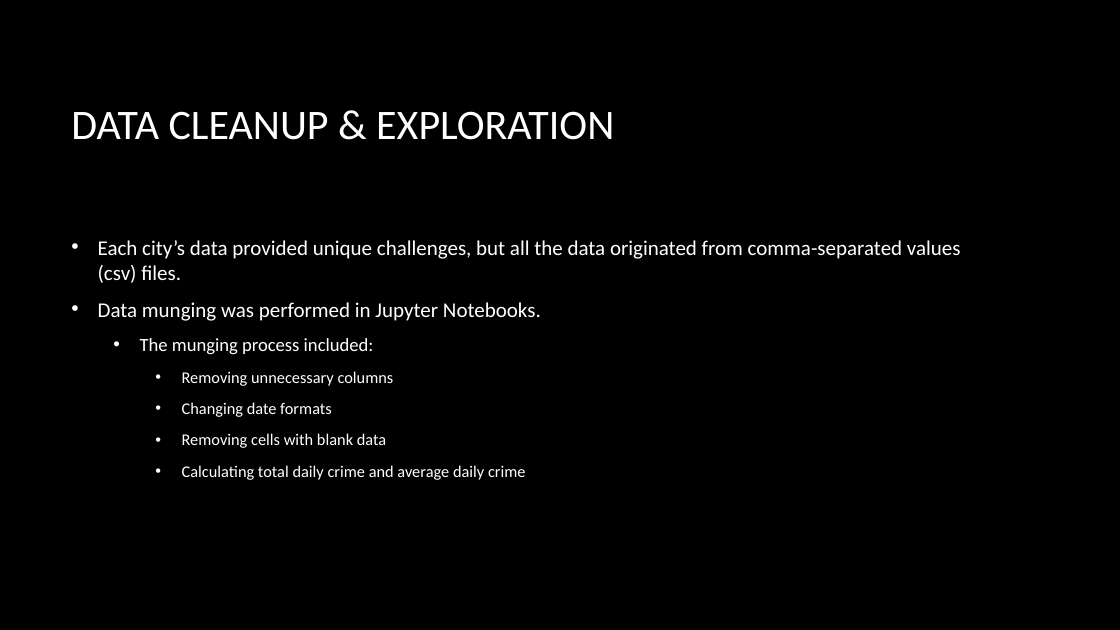
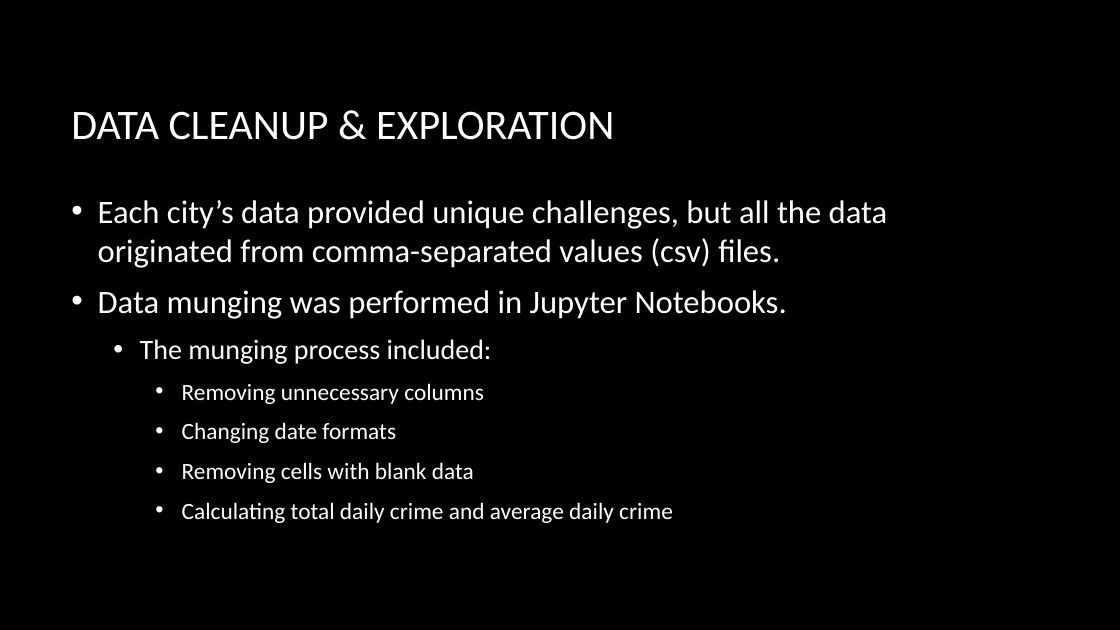
Before and after one commit to knwright/ProgressBar, a slide deck: slide 4 of Presentation.pptx. Drawn at 1120x630 pixels with LibreOffice and Linux fonts; fonts in the diff are those of the drawing; background and template pictures are left out. Boxes give left, top, right and bottom in pixels: in the first picture for what was removed or moved away, otherwise in the second. Text is boxed around its words. In the diff, an @@ line names an element or a change of style, - is before the commit and + after.

```diff
--- a/Presentation.pptx
+++ b/Presentation.pptx
@@ text "Each city’s data provided unique ..." at [98,200,888,523]: size 18 to 28 pt in "Each city’s data provided unique challenges, but ...", "Data munging was performed in Jupyter Notebooks."; size 16 to 24 pt in "The munging process included:"; size 14 to 20 pt in "Removing unnecessary columns", "Changing date formats", "Removing cells with blank data", "Calculating total daily crime and average daily ..." @@
```
Also in this commit, not shown: 2 other slides changed, 15 slides added, 1 other file.
